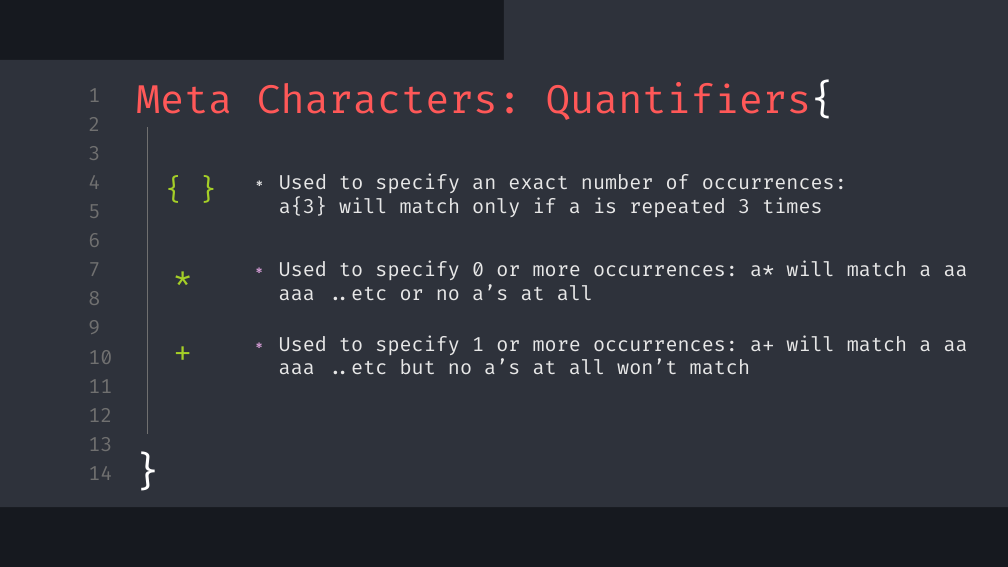
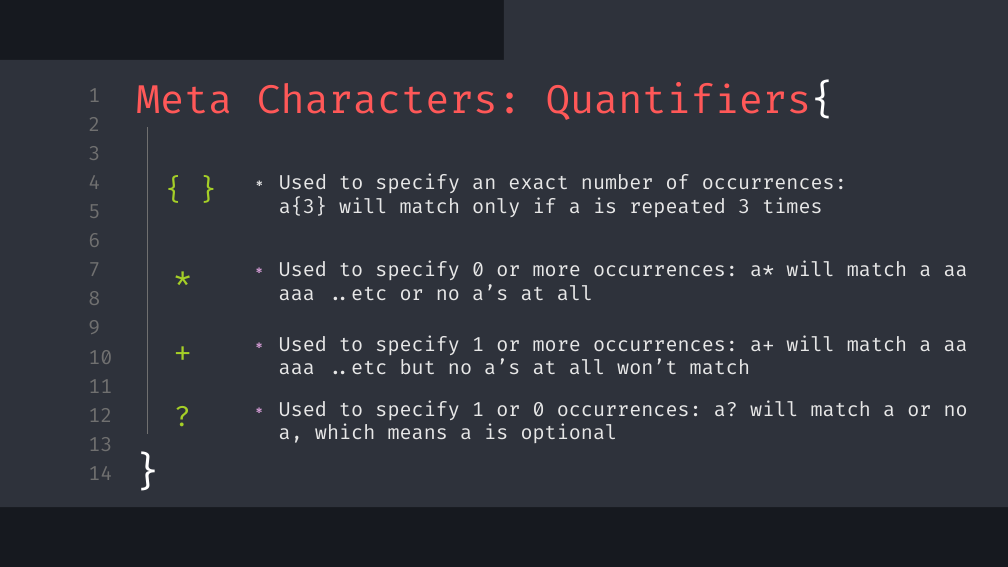
Before and after one commit to SaadGhazai/regex, a slide deck: slide 7 of regex_slides.pptx (slide 6 before the commit). Drawn at 1008x567 pixels with LibreOffice and Linux fonts; fonts in the diff are those of the drawing. Boxes give left, top, right and bottom in pixels: in the first picture for what was removed or moved away, otherwise in the second. Text is boxed around its words. In the diff, an @@ line names an element or a change of style, - is before the commit and + after.

```diff
--- a/regex_slides.pptx
+++ b/regex_slides.pptx
@@ text added at box(164, 390, 298, 442), 20 pt, text #A5CF27 @@
+?
@@ text added at box(279, 400, 968, 443), 14 pt, text #E7E7E7 @@
+∗ Used to specify 1 or 0 occurrences: a? will match a or no a, which means a is optional
```
Also in this commit, not shown: 1 other slide changed, 1 slide added, 1 other file.
